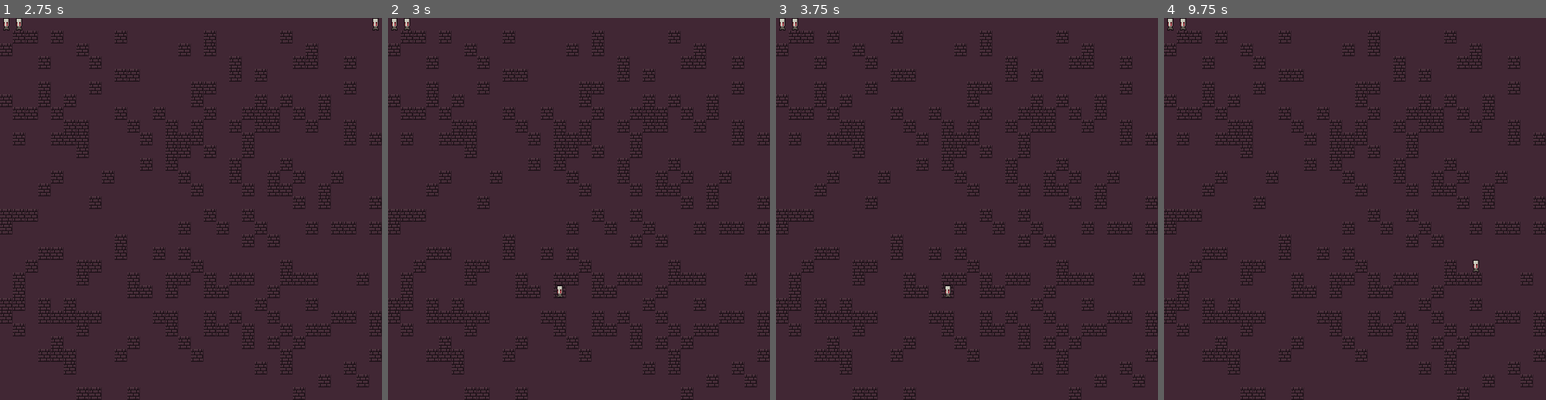
Above: before the commit, frames 1-4 (left to right).
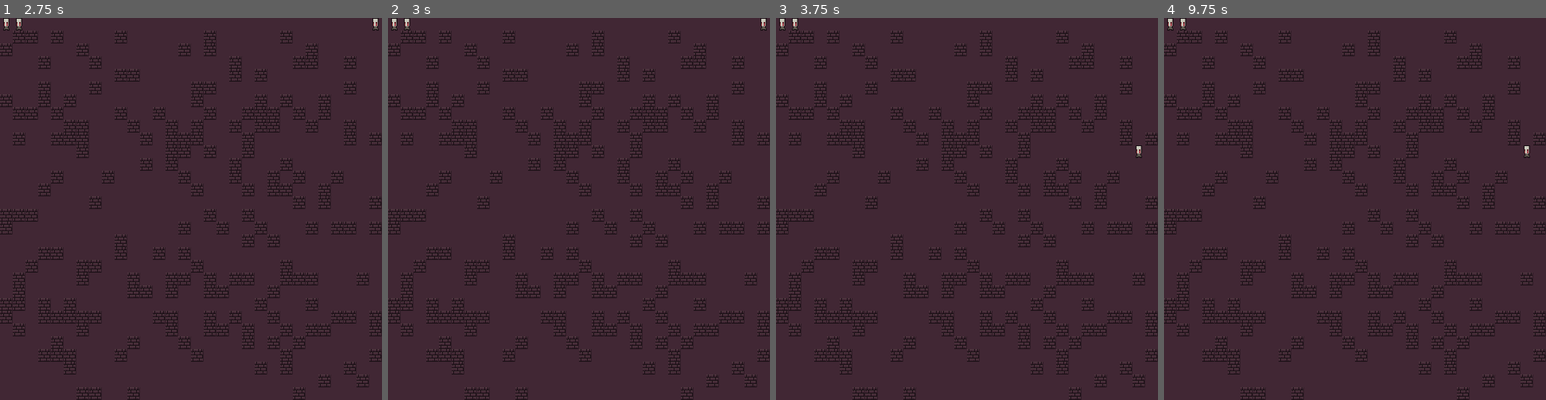
Above: after the commit, the same moments.

Repository: dyerw/ad-infernum
Game: Godot game, scene res://Game.tscn
Two runs of this game, one before a commit and one after it. Both use one fixed random seed, a clock stepped at 60 frames per second and the inputs below.
Inputs (mouse positions are in pixels of both pictures, inside the frame that each line leads up to):
- Up to frame 1 (2.75 s): tap Enter at 0.5, 2 s; move the mouse to (7, 25) at 0.52 s; click (7, 25) at 0.67 s; tap Space at 1.25 s; move the mouse to (19, 25) at 1.27 s; click (19, 25) at 1.42 s; move the mouse to (374, 25) at 2.02 s; click (374, 25) at 2.17 s
- Up to frame 2 (3 s): tap Space at 2.75 s; move the mouse to (559, 285) at 2.77 s; click (559, 285) at 2.92 s
- Up to frame 3 (3.75 s): tap Enter at 3.5 s; move the mouse to (1081, 266) at 3.52 s; click (1081, 266) at 3.67 s
- Up to frame 4 (9.75 s): tap Space at 4.25 s; move the mouse to (1240, 151) at 4.27 s; click (1240, 151) at 4.42 s; move the mouse to (1374, 209) at 5.02 s; click (1374, 209) at 5.17 s; move the mouse to (1297, 113) at 5.77 s; click (1297, 113) at 5.92 s; move the mouse to (1439, 189) at 6.52 s; click (1439, 189) at 6.67 s; move the mouse to (1278, 228) at 7.27 s; click (1278, 228) at 7.42 s; move the mouse to (1393, 124) at 8.02 s; click (1393, 124) at 8.17 s; move the mouse to (1335, 285) at 8.77 s; click (1335, 285) at 8.92 s; move the mouse to (1469, 266) at 9.52 s; click (1469, 266) at 9.67 s

Frame 1 is identical in both runs. In frame 2, less than 0.1% of the frame differs, in the area x 44-100%, y 0-74%; in frame 3, less than 0.1%; in frame 4, 0.1%, in the area x 80-96%, y 33-67%.

Commit message:
Limit movement to movement points and use them when moving

Diff:
--- a/Game.gd
+++ b/Game.gd
@@ -57,6 +57,7 @@
 	var v2_array = PoolVector2Array([])
 	for v3 in v3_array:
 		v2_array.append(Vector2(v3.x, v3.y))
+	v2_array.remove(0) # First position is the entities position, we don't need that
 	return v2_array
 
 func delete_movement_path() -> void:
@@ -65,13 +66,15 @@
 	_path_tile_indicator_ponts = PoolVector2Array([])
 	_path_tile_indicators = []
 
-func redraw_movement_path(path: PoolVector2Array) -> void:
+func redraw_movement_path(path: PoolVector2Array, distance: int) -> void:
 	delete_movement_path()
-	for point in path:
-		var p = TileIndicator.instance()
-		p.init(point.x, point.y)
-		add_child(p)
-		_path_tile_indicators.push_back(p)
+	for i in range(path.size()):
+		if i < distance:
+			var point = path[i]
+			var p = TileIndicator.instance()
+			p.init(point.x, point.y)
+			add_child(p)
+			_path_tile_indicators.push_back(p)
 
 func _unhandled_input(event):
 	if event is InputEventMouseMotion:
@@ -83,22 +86,23 @@
 			)
 			if not path == _path_tile_indicator_ponts:
 				_path_tile_indicator_ponts = path
-				redraw_movement_path(path)
+				redraw_movement_path(path, selected_entity.current_movement_points)
 
 	if event is InputEventMouseButton \
     and event.button_index == BUTTON_LEFT \
     and event.is_pressed():
 		var map_position = DungeonMap.world_to_map(event.position)
-		if selected_entity and not is_entity_at_position(map_position):
+		if selected_entity and not is_entity_at_position(map_position) \
+		and MapGenUtil.is_passable(map[map_position.x][map_position.y]):
 			get_tree().set_input_as_handled()
 			var path = get_vector_path(Vector2(selected_entity.gridX, selected_entity.gridY), map_position)
-			selected_entity.move(map_position.x, map_position.y)
+			selected_entity.move_along_path(path)
 			selected_entity = null
 			delete_movement_path()
 
 func _add_player_unit(x, y):
 	var e = Entity.instance()
-	e.init(x, y)
+	e.init(x, y, 10)
 	add_child(e)
 	return e
 
--- a/scenes/Entity.gd
+++ b/scenes/Entity.gd
@@ -4,11 +4,29 @@
 var gridY
 var id
 
-func init(x, y):
+var current_movement_points
+var max_movement_points
+
+func init(x, y, max_move):
 	gridX = x
 	gridY = y
+	current_movement_points = max_move
+	max_movement_points = max_move
 
-func move(x: int, y: int):
+func move_along_path(path: PoolVector2Array):
+	if current_movement_points == 0:
+		return
+
+	var new_pos
+	if current_movement_points < path.size():
+		new_pos = path[current_movement_points - 1]
+		current_movement_points = 0
+	else:
+		new_pos = path[path.size() - 1]
+		current_movement_points -= path.size()
+	_move(new_pos.x, new_pos.y)
+
+func _move(x: int, y: int):
 	gridX = x
 	gridY = y
 	self.position.x = gridX * 16
@@ -18,4 +36,4 @@
 	get_parent().child_clicked(self)
 
 func _ready():
-	move(gridX, gridY)
+	_move(gridX, gridY)
